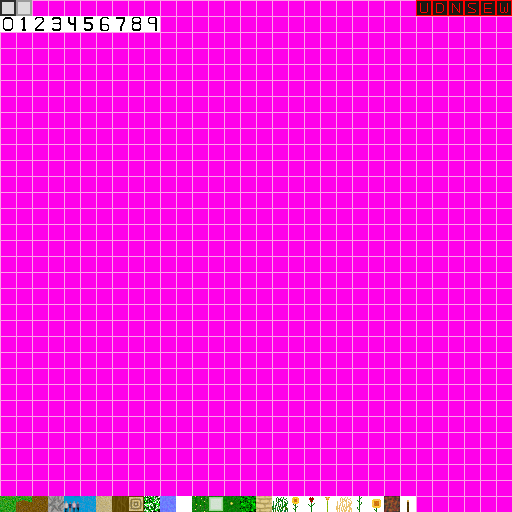
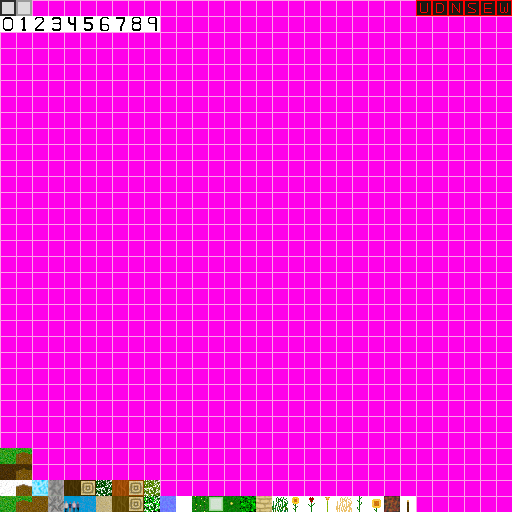
Before/after of a 512px x 512px layered artwork. What changed in the layer stack:
painted on "Pasted Layer" over [0, 448, 160, 496]
